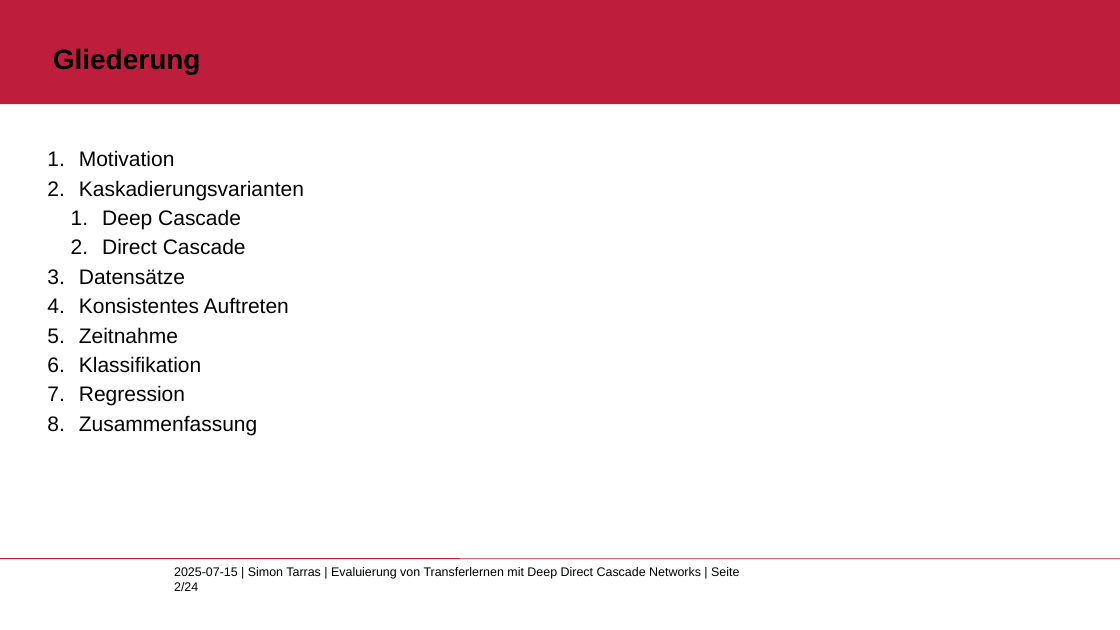
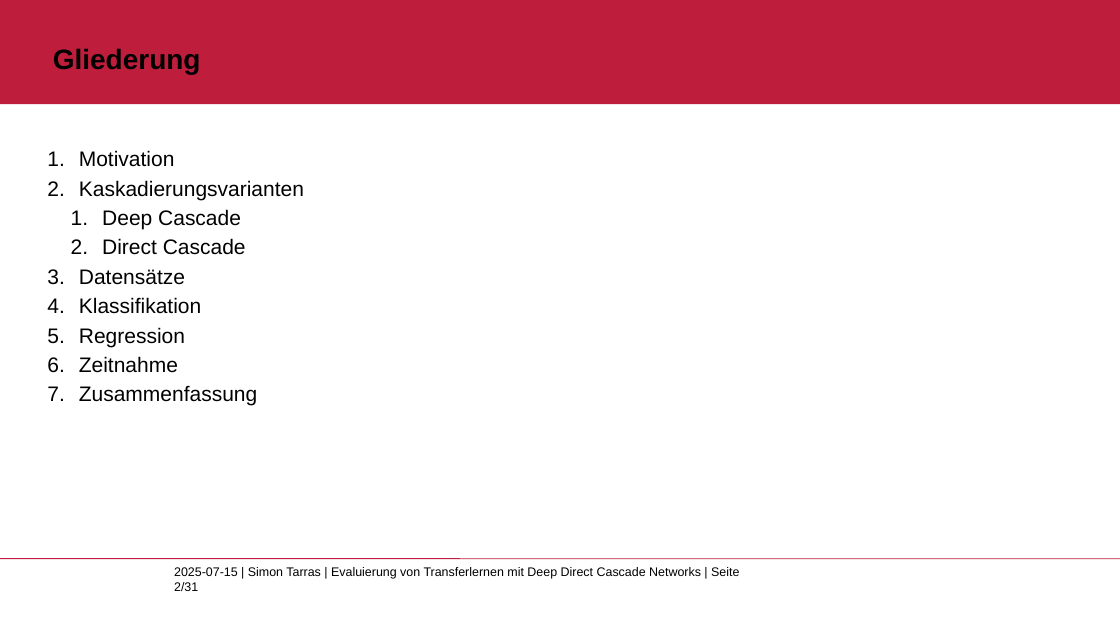
Before and after one commit to Lirras/BA_EvalTF_DDCN, a slide deck: slide 2 of BA_eval_TF.pptx. Drawn at 1120x630 pixels with LibreOffice and Linux fonts; fonts in the diff are those of the drawing; background and template pictures are left out. Boxes give left, top, right and bottom in pixels: in the first picture for what was removed or moved away, otherwise in the second. Text is boxed around its words. In the diff, an @@ line names an element or a change of style, - is before the commit and + after.

```diff
--- a/BA_eval_TF.pptx
+++ b/BA_eval_TF.pptx
@@ text at [79, 297, 289, 344]: paragraphs removed @@
-4. Konsistentes Auftreten
-5. Zeitnahme
@@ text at [79, 356, 178, 373]: paragraph added @@
+6. Zeitnahme
@@ text at [174, 567, 739, 591]: text changed @@
-2025-07-15 | Simon Tarras | Evaluierung von Transferlernen mit Deep Direct Cascade Networks | Seite 2/24
+2025-07-15 | Simon Tarras | Evaluierung von Transferlernen mit Deep Direct Cascade Networks | Seite 2/31
```
Also in this commit, not shown: 15 other slides changed, 12 slides added, 4 slides removed.
